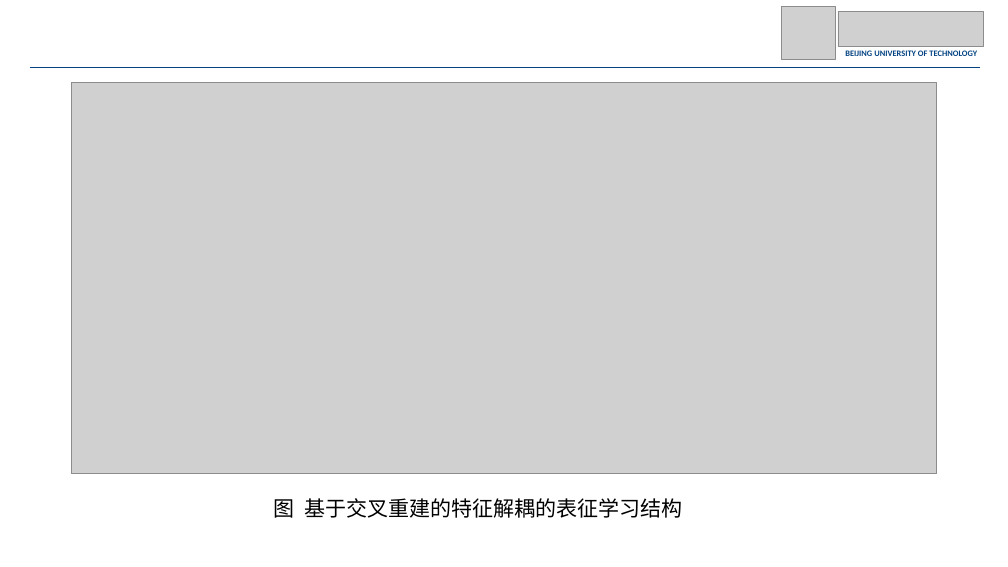
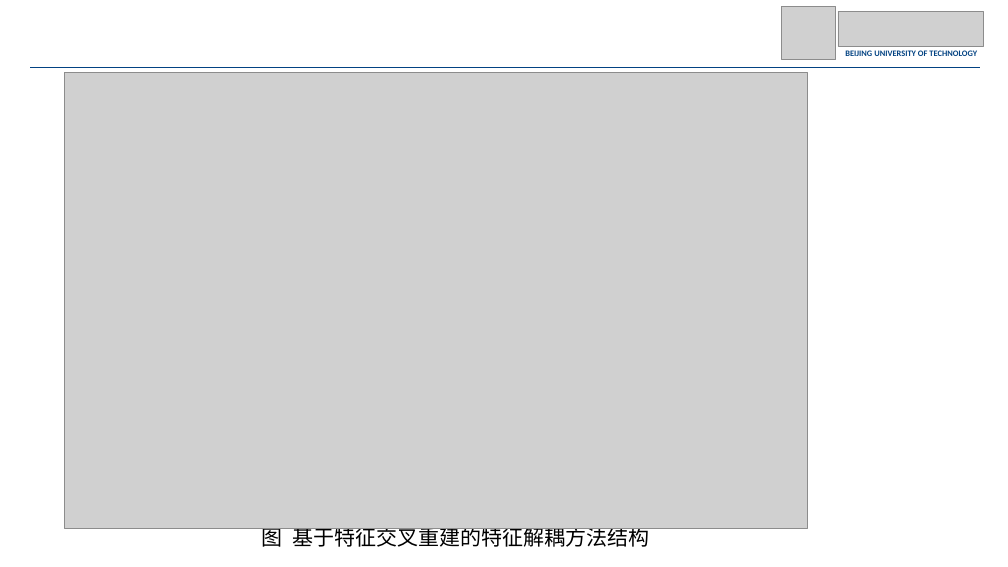
Before and after one commit to JohnnyM1ng/dissertation-proposal, a slide deck: slide 19 of 开题/开题_1210.pptx (slide 23 before the commit). Drawn at 1008x567 pixels with LibreOffice and Linux fonts; fonts in the diff are those of the drawing; grey boxes stand for pictures. Boxes give left, top, right and bottom in pixels: in the first picture for what was removed or moved away, otherwise in the second. Text is boxed around its words. In the diff, an @@ line names an element or a change of style, - is before the commit and + after.

```diff
--- a/开题/开题_1210.pptx
+++ b/开题/开题_1210.pptx
@@ picture: place and size @@
-picture at <box>71,82,937,474</box>
+picture at <box>64,73,808,529</box>
@@ text at <box>262,528,650,551</box>: text changed @@
-图 基于交叉重建的特征解耦的表征学习结构
+图 基于特征交叉重建的特征解耦方法结构
```
Also in this commit, not shown: 13 other slides changed, 3 slides removed, 3 other files.
